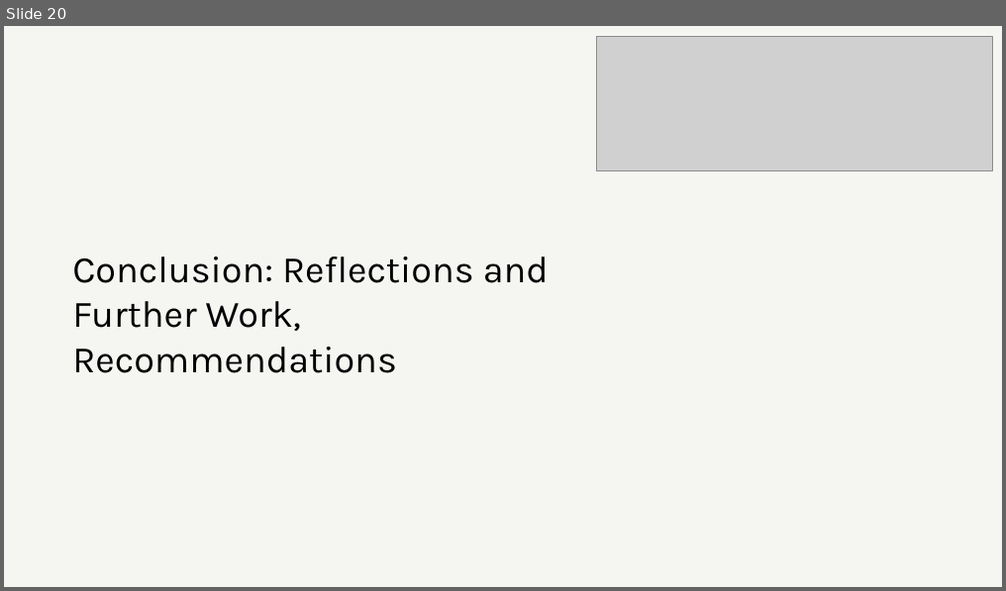
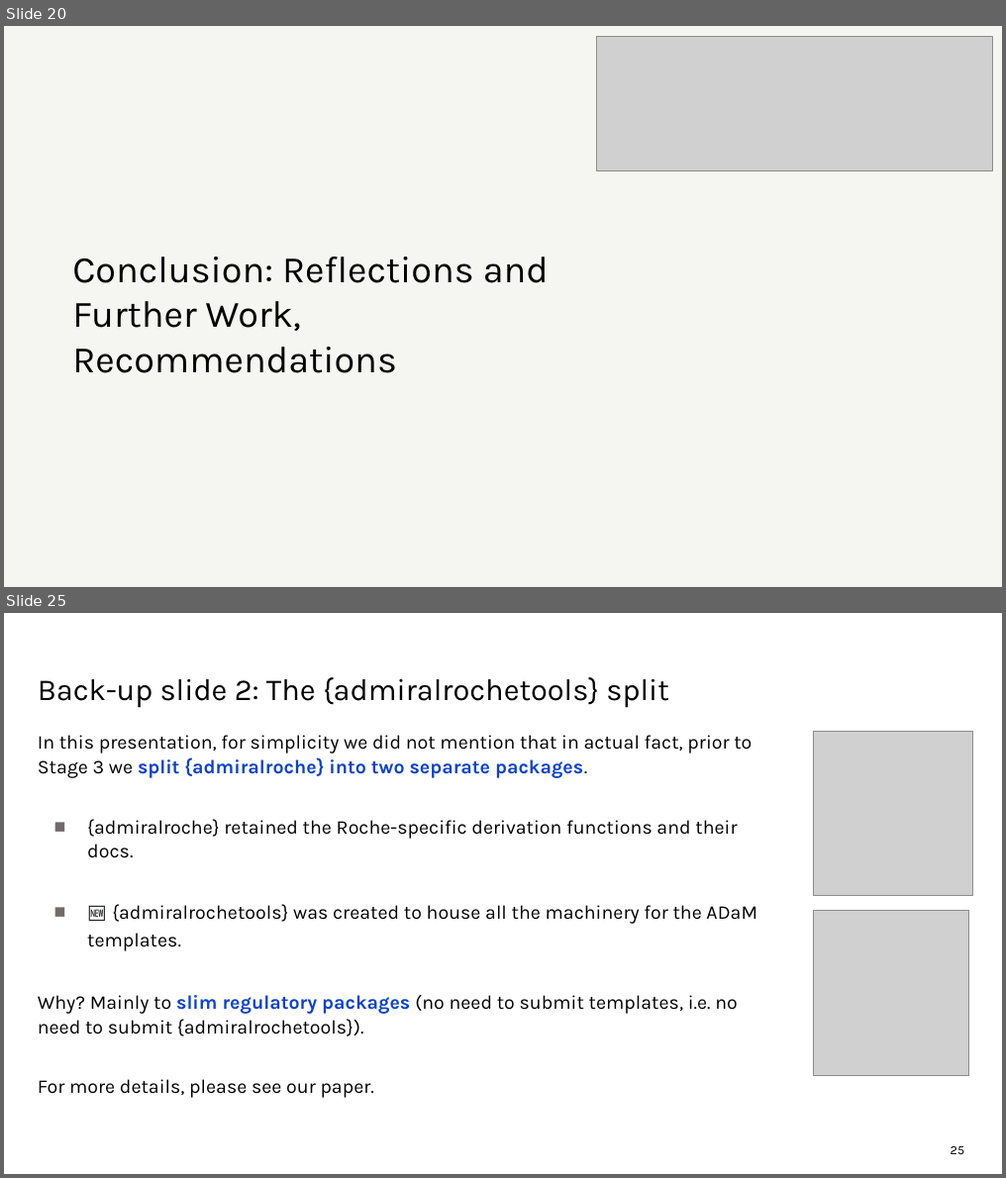
Before and after one commit to manciniedoardo/PHUSE_EU_Connect_2026_Code_that_writes_code_that_writes_code, a slide deck: PRE_SM11.pptx. Shown one above the other, each under a label of ours: slide 20 before the commit, slides 20 and 25 after it; the slides between them are not shown. The pictures are 1006x591 and 1006x1178 pixels, drawn with LibreOffice and Linux fonts; fonts in the diff are those of the drawing; grey boxes stand for pictures; background and template pictures are left out. Boxes give left, top, right and bottom in pixels: in the first picture for what was removed or moved away, otherwise in the second. Text is boxed around its words. In the diff, an @@ line names an element or a change of style, - is before the commit and + after.

Commit message:
Finalised paper, slides

```diff
--- a/PRE_SM11.pptx
+++ b/PRE_SM11.pptx
@@ slide 25 added at [4, 613, 1002, 1174], background #FFFFFF @@
@@ title added at [38, 677, 668, 708], 22 pt, text #000000 @@
+Back-up slide 2: The {admiralrochetools} split
@@ picture added at [813, 731, 972, 895] @@
@@ text added at [38, 735, 757, 1098], 14 pt, text #000000 @@
+In this presentation, for simplicity we did not mention that in actual fact, prior to Stage 3 we split {admiralroche} into two separate packages.
+■ {admiralroche} retained the Roche-specific derivation functions and their docs.
+■ 🆕 {admiralrochetools} was created to house all the machinery for the ADaM templates.
+Why? Mainly to slim regulatory packages (no need to submit templates, i.e. no need to submit {admiralrochetools}).
+For more details, please see our paper.
@@ picture added at [813, 910, 968, 1075] @@
@@ page number added at [950, 1147, 964, 1155], 9 pt, text #000000 @@
+25
```
Also in this commit, not shown: 9 slides changed, 1 other slide added, 5 other files.
